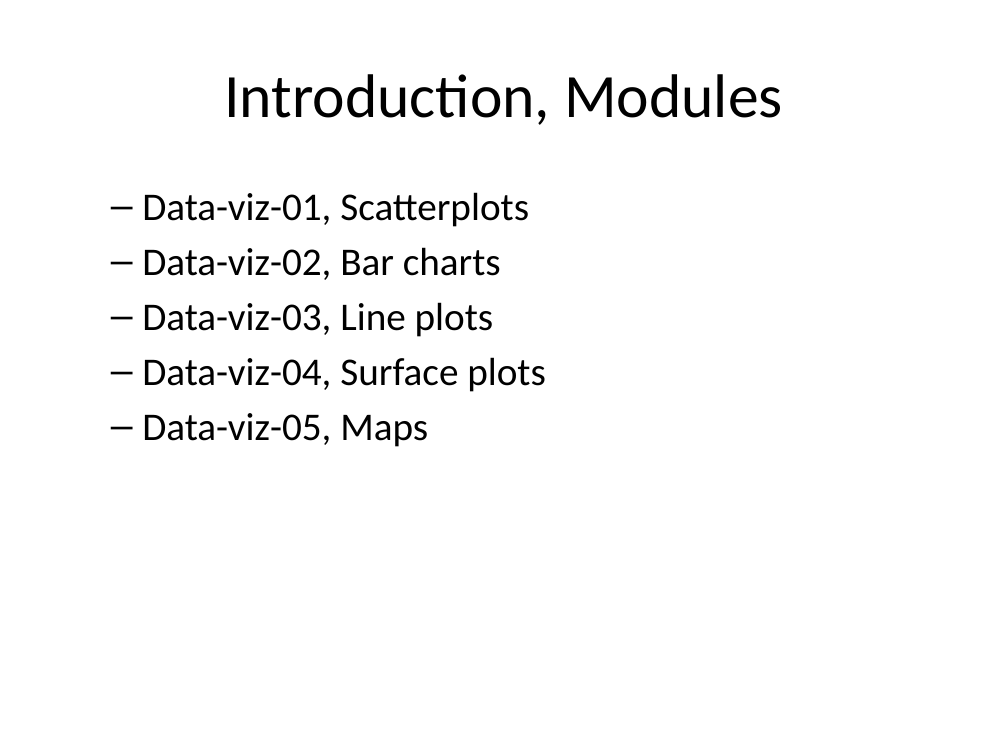
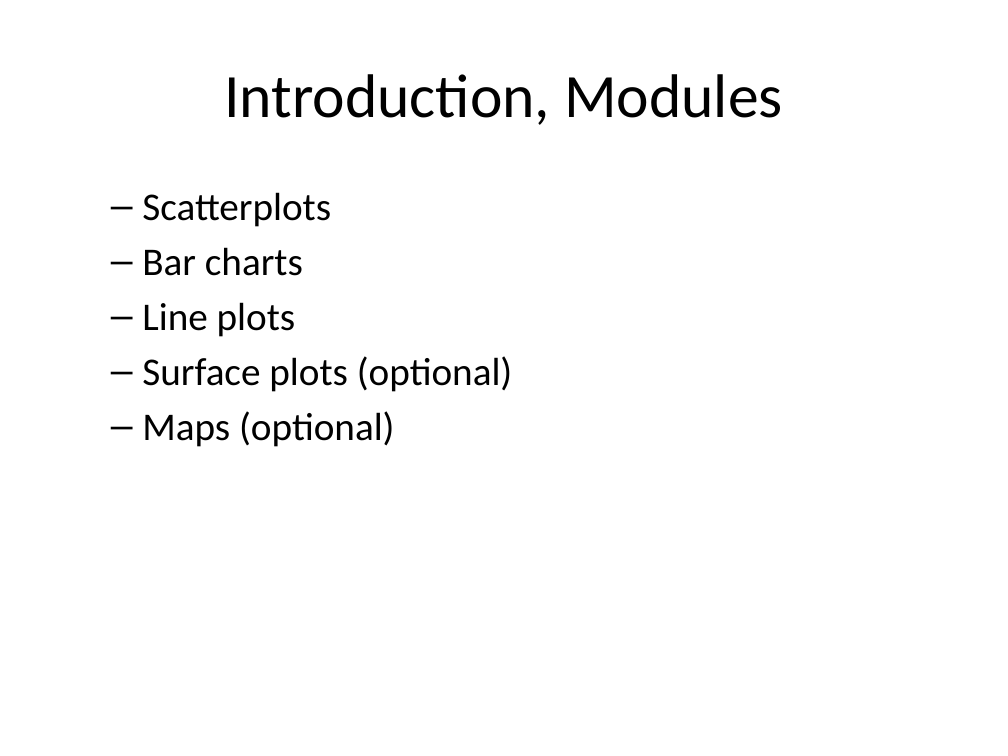
Before and after one commit to pmean/data-visualization, a slide deck: slide 2 of data-viz-01/component/introduction.pptx. Drawn at 1008x756 pixels with LibreOffice and Linux fonts; fonts in the diff are those of the drawing. Boxes give left, top, right and bottom in pixels: in the first picture for what was removed or moved away, otherwise in the second. Text is boxed around its words. In the diff, an @@ line names an element or a change of style, - is before the commit and + after.

Commit message:
Tweaking scatterplot programs

```diff
--- a/data-viz-01/component/introduction.pptx
+++ b/data-viz-01/component/introduction.pptx
@@ text at bbox=[142, 192, 513, 447]: text changed @@
-  – Data-viz-01, Scatterplots
-  – Data-viz-02, Bar charts
-  – Data-viz-03, Line plots
-  – Data-viz-04, Surface plots
-  – Data-viz-05, Maps
+  – Scatterplots
+  – Bar charts
+  – Line plots
+  – Surface plots (optional)
+  – Maps (optional)
```
Also in this commit, not shown: 1 other slide changed, 16 other files.
